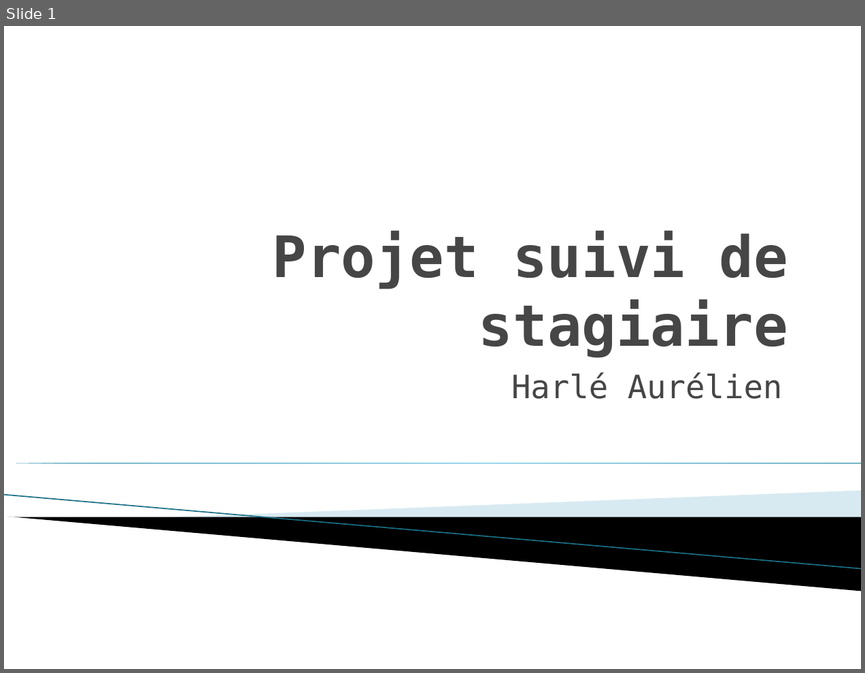
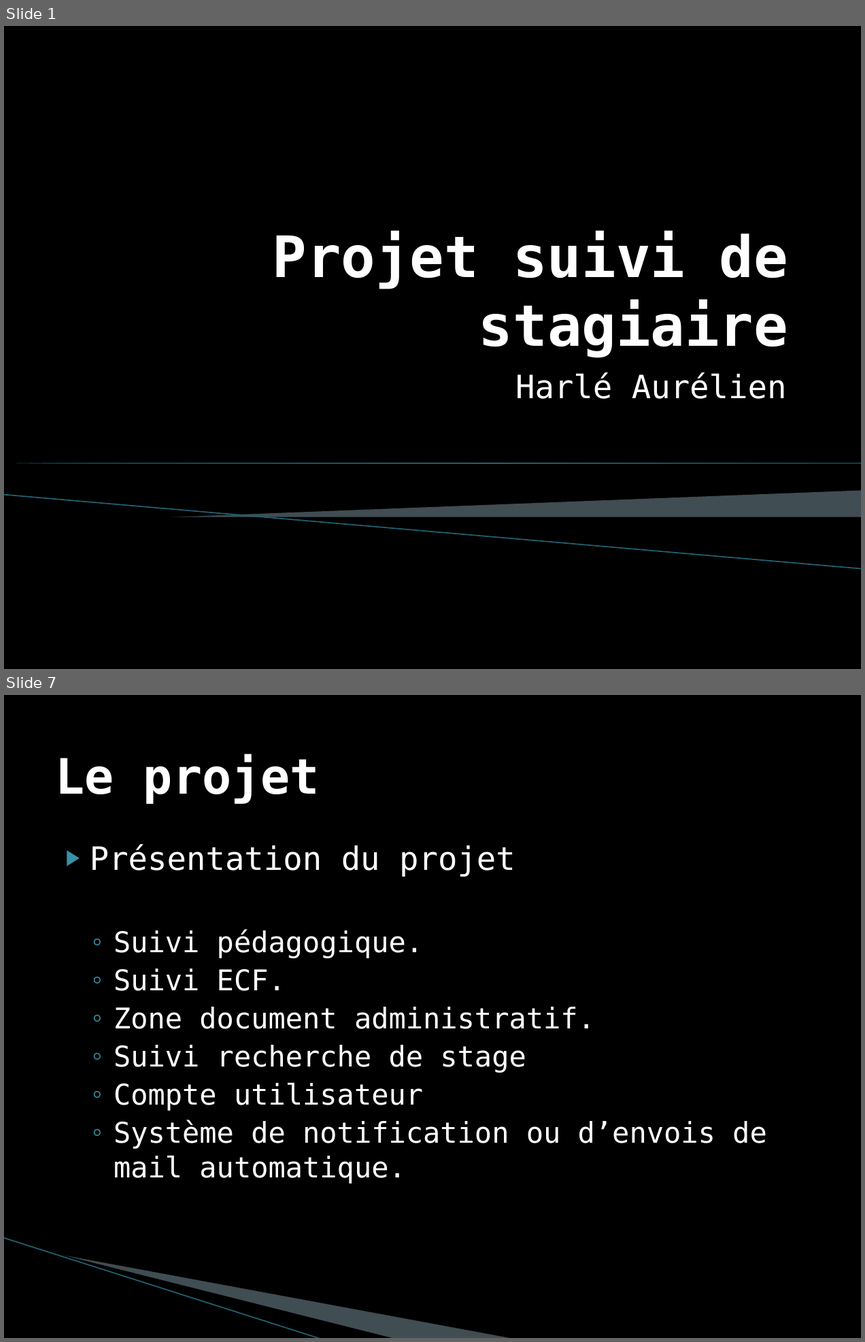
Before and after one commit to AurelienHarle/SuiviStagiaire, a slide deck: doc/Rapport de stage/Presentation suivi de stagiaire.pptx. Shown one above the other, each under a label of ours: slide 1 before the commit, slides 1 and 7 after it; the slides between them are not shown. The pictures are 865x673 and 865x1342 pixels, drawn with LibreOffice and Linux fonts; fonts in the diff are those of the drawing; background and template pictures are left out. Boxes give left, top, right and bottom in pixels: in the first picture for what was removed or moved away, otherwise in the second. Text is boxed around its words. In the diff, an @@ line names an element or a change of style, - is before the commit and + after.

Commit message:
[Update] Documentation rapport  de stage.

```diff
--- a/doc/Rapport de stage/Presentation suivi de stagiaire.pptx
+++ b/doc/Rapport de stage/Presentation suivi de stagiaire.pptx
@@ slide 7 added at bbox=[4, 695, 861, 1338], background picture (left out) @@
@@ title added at bbox=[55, 754, 320, 804], 41 pt, text #FFFFFF, bold @@
+Le projet
@@ text added at bbox=[90, 844, 767, 1183], 24 pt, text #FFFFFF @@
+▶ Présentation du projet
+  ◦ Suivi pédagogique.
+  ◦ Suivi ECF.
+  ◦ Zone document administratif.
+  ◦ Suivi recherche de stage
+  ◦ Compte utilisateur
+  ◦ Système de notification ou d’envois de mail automatique.
@@ freeform shape added at bbox=[71, 1164, 427, 1299], fill #A3C2CE at 40% opacity @@
@@ freeform shape added at bbox=[4, 1238, 356, 1317], fill #000000 @@
@@ line added from (4, 1238) to (322, 1338), #9ABCC9 0.95 pt @@
@@ slide 1 changed as well @@
@@ background #FFFFFF to picture (left out) @@
@@ title "Projet suivi de stagiaire" at bbox=[273, 231, 788, 358]: text colour #464646 to #FFFFFF @@
@@ text "Harlé Aurélien" at bbox=[515, 372, 787, 399]: text colour #464646 to #FFFFFF @@
@@ right triangle at bbox=[4, 463, 861, 463]: fill gradient #007896 to #4CBBDF to gradient #0B6B82 to #56AAC5 @@
@@ line (4, 495) - (861, 569): stroke #97C5D8 0.95 pt to #9ABCC9 0.95 pt @@
@@ freeform shape at bbox=[162, 490, 861, 536]: fill #A0CBDC at 40% opacity to #A3C2CE at 40% opacity @@
```
Also in this commit, not shown: 4 other slides changed, 11 other slides added, 3 slides removed, 21 other files.
